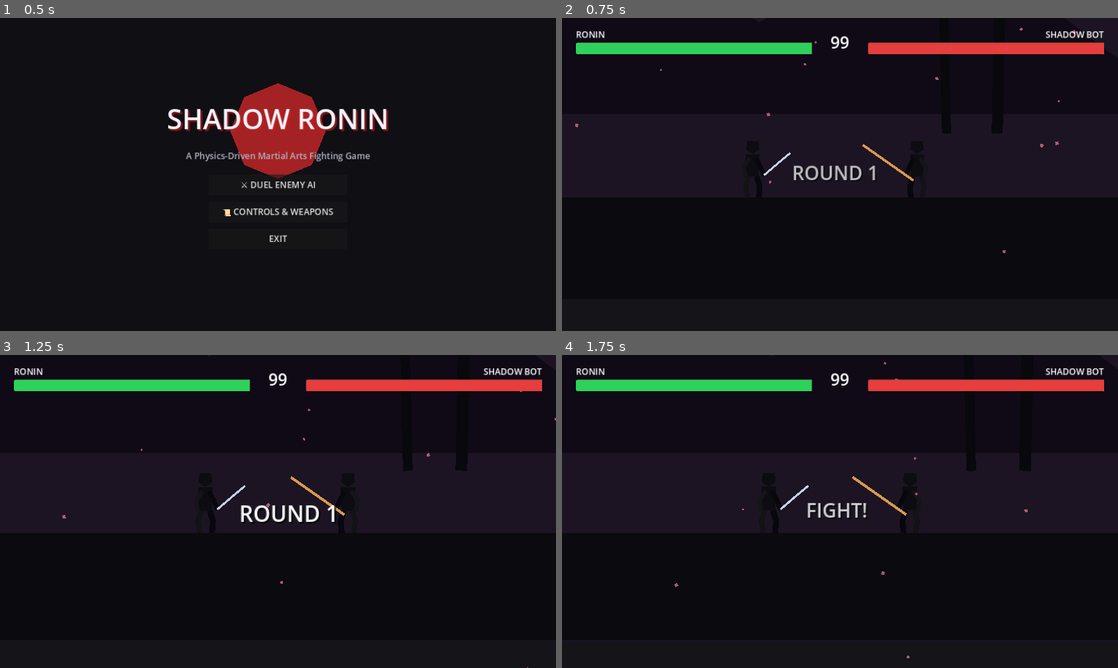
Above: before the commit, frames 1-4 (two rows, left to right).
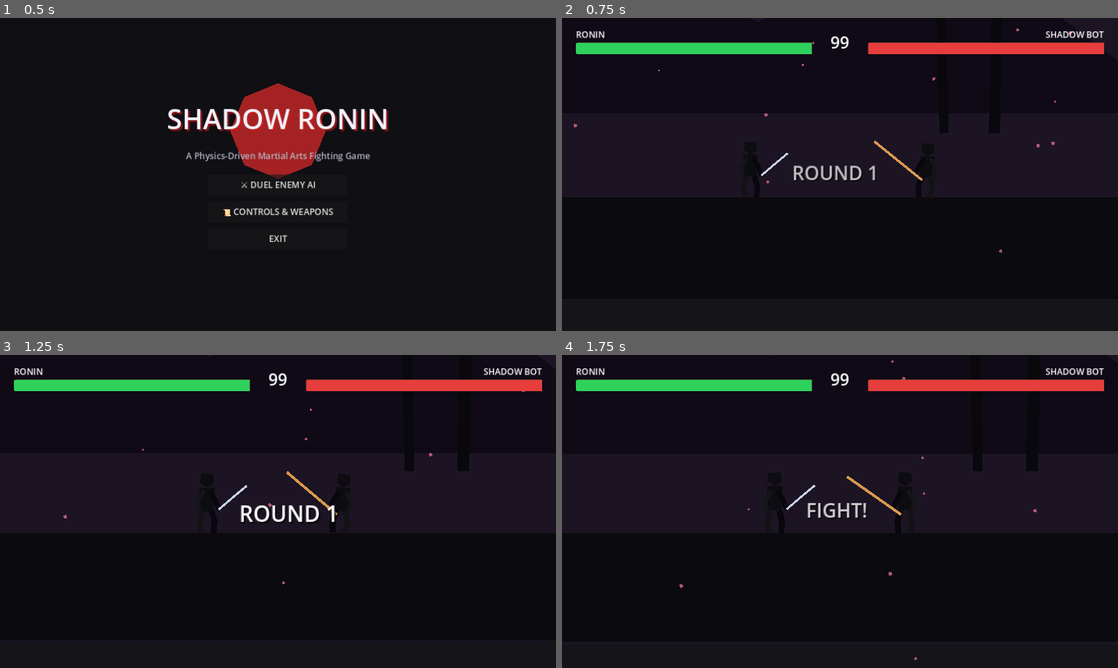
Above: after the commit, the same moments.

Repository: Mehtab404/ShadowFight
Game: Godot game, scene res://src/ui/MainMenu.tscn
The game is run twice, just before and just after one commit, with the same random seed, the same clock (stepped at 60 frames per second) and the same inputs.
Inputs:
- Up to frame 1 (0.5 s): no input
- Up to frame 2 (0.75 s): click "⚔️ DUEL ENEMY AI" at 0.5 s
- Up to frame 3 (1.25 s): no input
- Up to frame 4 (1.75 s): hold 1 from 1.28 s (still down)

Frame 1 is identical in both runs. In frame 2, 0.3% of the frame differs, in the area x 2-93%, y 3-76%; in frame 3, 0.2%; in frame 4, 0.4%, in the area x 20-86%, y 1-98%.

Commit message:
feat(physics): implement natural martial arts locomotion, procedural kinematics, and double-tap dash

Diff:
--- a/src/characters/Fighter.gd
+++ b/src/characters/Fighter.gd
@@ -18,6 +18,9 @@
 var combo_timer: float = 0.0
 const COMBO_RESET_WINDOW: float = 1.2
 var current_weapon: WeaponData = null
+var time_alive: float = 0.0
+var base_torso_pos_y: float = -64.0
+var base_head_pos_y: float = -100.0
 
 @onready var state_machine: StateMachine = $StateMachine
 @onready var visual_root: Node2D = $VisualRoot
@@ -62,8 +65,38 @@
 		state_machine.physics_update(delta)
 
 func _process(delta: float) -> void:
+	time_alive += delta
+	_update_procedural_motion(delta)
 	if state_machine != null:
 		state_machine.update(delta)
+
+func _update_procedural_motion(delta: float) -> void:
+	if visual_root == null:
+		return
+
+	# 1. Smooth facing direction flip (eliminates 1-frame pop)
+	visual_root.scale.x = move_toward(visual_root.scale.x, float(facing_direction), 16.0 * delta)
+
+	# 2. Dynamic Torso lean into velocity
+	var target_lean = clampf((velocity.x * float(facing_direction)) * 0.0007, -0.14, 0.22)
+	visual_root.rotation = lerpf(visual_root.rotation, target_lean, 10.0 * delta)
+
+	# 3. Organic breathing & stride bobbing
+	var is_idle = state_machine != null and state_machine.current_state is IdleState
+	var is_moving = state_machine != null and state_machine.current_state is MoveState
+
+	var bob: float = 0.0
+	if is_idle:
+		bob = sin(time_alive * 3.2) * 1.6
+	elif is_moving:
+		bob = absf(sin(time_alive * 9.0)) * 3.5
+
+	var torso = visual_root.get_node_or_null("Torso")
+	var head = visual_root.get_node_or_null("Head")
+	if torso != null:
+		torso.position.y = bob
+	if head != null:
+		head.position.y = base_head_pos_y + bob * 1.15
 
 func apply_gravity(delta: float) -> void:
 	if not is_on_floor():
--- a/src/characters/Fighter.tscn
+++ b/src/characters/Fighter.tscn
@@ -13,6 +13,7 @@
 [ext_resource type="Script" path="res://src/characters/fsm/states/BlockStunState.gd" id="11_blockstun"]
 [ext_resource type="Script" path="res://src/characters/fsm/states/KnockdownState.gd" id="12_knockdown"]
 [ext_resource type="Script" path="res://src/characters/fsm/states/GetUpState.gd" id="13_getup"]
+[ext_resource type="Script" path="res://src/characters/fsm/states/DashState.gd" id="14_dash"]
 
 [sub_resource type="CapsuleShape2D" id="CapsuleShape2D_pushbox"]
 radius = 22.0
@@ -187,6 +188,9 @@
 [node name="GetUp" type="Node" parent="StateMachine"]
 script = ExtResource("13_getup")
 
+[node name="Dash" type="Node" parent="StateMachine"]
+script = ExtResource("14_dash")
+
 [node name="AnimationPlayer" type="AnimationPlayer" parent="."]
 libraries = {
 "": SubResource("AnimationLibrary_moves")
--- a/src/characters/PlayerFighter.gd
+++ b/src/characters/PlayerFighter.gd
@@ -4,10 +4,30 @@
 @export var player_id: int = 1 # 1 or 2
 
 var prefix: String = "p1_"
+var last_press_time_left: float = -1.0
+var last_press_time_right: float = -1.0
+const DOUBLE_TAP_WINDOW: float = 0.24
 
 func _ready() -> void:
 	prefix = "p1_" if player_id == 1 else "p2_"
 	super._ready()
+
+func _unhandled_input(event: InputEvent) -> void:
+	if event.is_action_pressed(prefix + "move_right"):
+		var curr_time = float(Time.get_ticks_msec()) / 1000.0
+		if curr_time - last_press_time_right < DOUBLE_TAP_WINDOW:
+			_try_dash(1)
+		last_press_time_right = curr_time
+	elif event.is_action_pressed(prefix + "move_left"):
+		var curr_time = float(Time.get_ticks_msec()) / 1000.0
+		if curr_time - last_press_time_left < DOUBLE_TAP_WINDOW:
+			_try_dash(-1)
+		last_press_time_left = curr_time
+
+func _try_dash(dir: int) -> void:
+	if state_machine != null and (state_machine.current_state is IdleState or state_machine.current_state is MoveState):
+		var is_forward = (dir == facing_direction)
+		state_machine.change_state("dash", {"is_backdash": not is_forward})
 
 func get_movement_input() -> float:
 	var left = Input.is_action_pressed(prefix + "move_left")
--- /dev/null
+++ b/src/characters/fsm/states/DashState.gd
@@ -0,0 +1,41 @@
+class_name DashState
+extends State
+
+## DashState: Rapid tactical forward sliding dash or evasive backward hop.
+
+var is_backdash: bool = false
+var dash_timer: float = 0.0
+const DASH_FORWARD_SPEED: float = 460.0
+const BACKDASH_SPEED: float = 340.0
+
+func enter(params: Dictionary = {}) -> void:
+	is_backdash = params.get("is_backdash", false)
+	dash_timer = 0.22 if not is_backdash else 0.26
+
+	if is_backdash:
+		fighter.velocity.x = -BACKDASH_SPEED * fighter.facing_direction
+		fighter.velocity.y = -140.0 # Small evasive hop
+		AudioManager.play_whoosh(1.3)
+	else:
+		fighter.velocity.x = DASH_FORWARD_SPEED * fighter.facing_direction
+		AudioManager.play_whoosh(1.1)
+
+	if fighter.has_method("play_animation"):
+		fighter.play_animation("dash_back" if is_backdash else "dash_forward")
+
+func physics_update(delta: float) -> void:
+	fighter.apply_gravity(delta)
+	fighter.velocity.x = move_toward(fighter.velocity.x, 0.0, 750.0 * delta)
+	fighter.move_and_slide()
+
+	dash_timer -= delta
+	if dash_timer <= 0.0 and fighter.is_on_floor():
+		if fighter.get_movement_input() != 0.0:
+			state_machine.change_state("move")
+		else:
+			state_machine.change_state("idle")
+
+func handle_input(_event: InputEvent) -> void:
+	# Enable attack cancels out of dash!
+	if fighter.check_attack_inputs():
+		return
--- a/src/characters/fsm/states/IdleState.gd
+++ b/src/characters/fsm/states/IdleState.gd
@@ -1,14 +1,18 @@
 class_name IdleState
 extends State
+
+## IdleState: Neutral martial arts stance with momentum settling and breathing settle.
+
+@export var friction: float = 750.0
 
 func enter(_params: Dictionary = {}) -> void:
 	if fighter.has_method("play_animation"):
 		fighter.play_animation("idle")
-	fighter.velocity.x = move_toward(fighter.velocity.x, 0.0, 600.0)
 
-func physics_update(_delta: float) -> void:
-	fighter.apply_gravity(_delta)
-	fighter.velocity.x = move_toward(fighter.velocity.x, 0.0, 500.0 * _delta)
+func physics_update(delta: float) -> void:
+	fighter.apply_gravity(delta)
+	# Organic deceleration to standstill
+	fighter.velocity.x = move_toward(fighter.velocity.x, 0.0, friction * delta)
 	fighter.move_and_slide()
 	fighter.face_opponent()
 
--- a/src/characters/fsm/states/JumpState.gd
+++ b/src/characters/fsm/states/JumpState.gd
@@ -1,23 +1,52 @@
 class_name JumpState
 extends State
 
-@export var jump_impulse: float = -520.0
-@export var horizontal_air_control: float = 180.0
+## JumpState: Realistic jump arc with apex hang and landing impact absorption.
+
+@export var jump_impulse: float = -500.0
+@export var horizontal_air_control: float = 160.0
+@export var apex_gravity_scale: float = 0.65
 
 var jump_direction: float = 0.0
+var has_left_ground: bool = false
 
 func enter(_params: Dictionary = {}) -> void:
+	has_left_ground = false
 	jump_direction = fighter.get_movement_input()
 	fighter.velocity.y = jump_impulse
 	fighter.velocity.x = jump_direction * horizontal_air_control
+
+	# Slight jump liftoff stretch
+	if fighter.visual_root != null:
+		var tween = fighter.create_tween()
+		tween.tween_property(fighter.visual_root, "scale:y", 1.15, 0.1)
+		tween.tween_property(fighter.visual_root, "scale:y", 1.0, 0.2)
+
 	if fighter.has_method("play_animation"):
 		fighter.play_animation("jump")
 
 func physics_update(delta: float) -> void:
-	fighter.apply_gravity(delta)
+	# Apex gravity modulation for martial arts float
+	var grav_mult = 1.0
+	if absf(fighter.velocity.y) < 60.0:
+		grav_mult = apex_gravity_scale
+
+	if not fighter.is_on_floor():
+		has_left_ground = true
+		fighter.velocity.y += fighter.gravity * grav_mult * delta
+	else:
+		if fighter.velocity.y > 0:
+			fighter.velocity.y = 0.0
+
 	fighter.move_and_slide()
 
-	if fighter.is_on_floor():
+	if has_left_ground and fighter.is_on_floor():
+		# Landing impact cushion squash
+		if fighter.visual_root != null:
+			var tween = fighter.create_tween()
+			tween.tween_property(fighter.visual_root, "scale:y", 0.82, 0.07)
+			tween.tween_property(fighter.visual_root, "scale:y", 1.0, 0.12)
+
 		if fighter.get_movement_input() != 0.0:
 			state_machine.change_state("move")
 		else:
--- a/src/characters/fsm/states/MoveState.gd
+++ b/src/characters/fsm/states/MoveState.gd
@@ -1,8 +1,13 @@
 class_name MoveState
 extends State
 
-@export var forward_speed: float = 240.0
-@export var backward_speed: float = 180.0
+## MoveState: Natural martial arts locomotion with acceleration,
+## momentum inertia, and guarded retreat pacing.
+
+@export var forward_speed: float = 230.0
+@export var backward_speed: float = 160.0
+@export var acceleration: float = 1200.0
+@export var deceleration: float = 850.0
 
 func enter(_params: Dictionary = {}) -> void:
 	pass
@@ -10,10 +15,6 @@
 func physics_update(delta: float) -> void:
 	fighter.apply_gravity(delta)
 	var move_dir = fighter.get_movement_input()
-
-	if move_dir == 0.0:
-		state_machine.change_state("idle")
-		return
 
 	if fighter.is_crouch_requested():
 		state_machine.change_state("crouch")
@@ -23,10 +24,21 @@
 		return
 
 	fighter.face_opponent()
+
+	if move_dir == 0.0:
+		# Smooth deceleration into idle
+		fighter.velocity.x = move_toward(fighter.velocity.x, 0.0, deceleration * delta)
+		fighter.move_and_slide()
+		if absf(fighter.velocity.x) < 8.0:
+			fighter.velocity.x = 0.0
+			state_machine.change_state("idle")
+		return
+
 	var is_moving_forward = (move_dir > 0 and fighter.facing_direction > 0) or (move_dir < 0 and fighter.facing_direction < 0)
-	var speed = forward_speed if is_moving_forward else backward_speed
+	var target_speed = (forward_speed if is_moving_forward else backward_speed) * move_dir
 
-	fighter.velocity.x = move_dir * speed
+	# Smooth martial arts acceleration
+	fighter.velocity.x = move_toward(fighter.velocity.x, target_speed, acceleration * delta)
 	fighter.move_and_slide()
 
 	if fighter.has_method("play_animation"):
